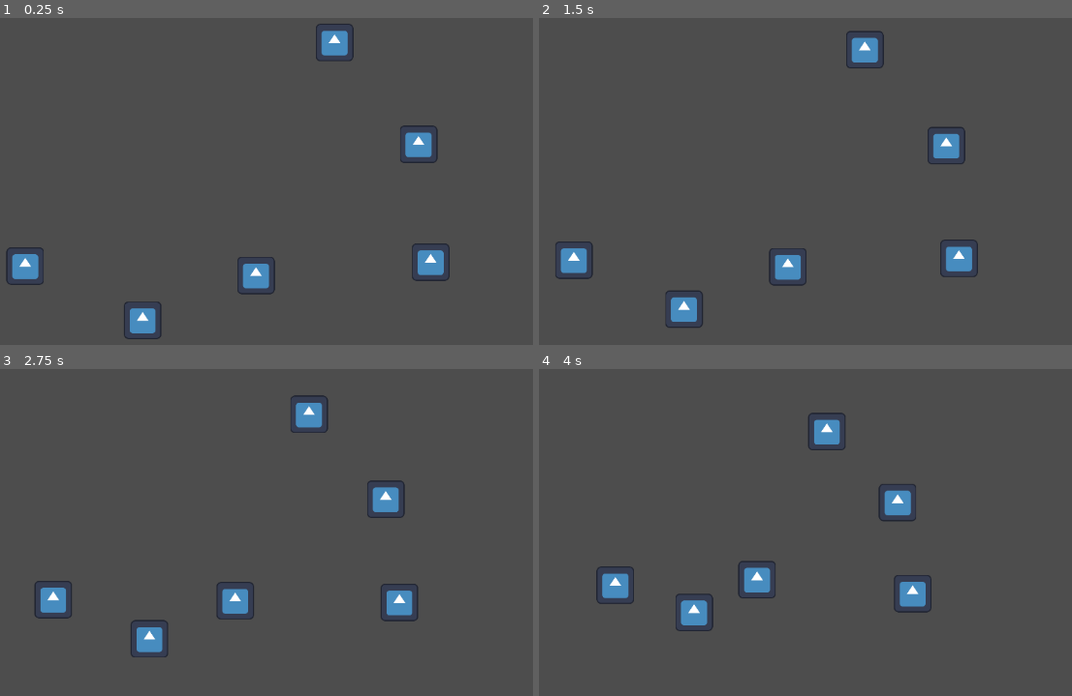
Above: before the commit, frames 1-4 (two rows, left to right).
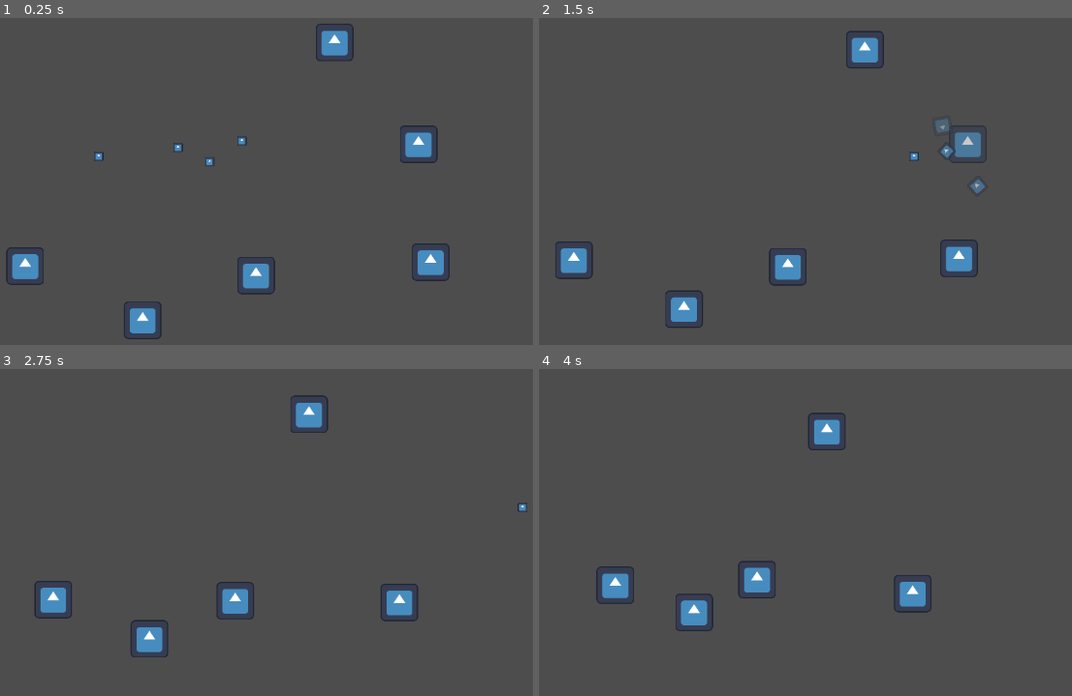
Above: after the commit, the same moments.

Repository: volffili/ldjam51
Game: Godot game, scene res://game.tscn
The game is run twice, just before and just after one commit, with the same random seed, the same clock (stepped at 60 frames per second) and the same inputs. The engine's default icon, where the game draws it, is replaced by a stand-in: a white triangle on a blue panel in a dark square.
Inputs:
- Up to frame 1 (0.25 s): no input
- Up to frame 2 (1.5 s): no input
- Up to frame 3 (2.75 s): no input
- Up to frame 4 (4 s): no input

The runs differ from the first frame. In frame 1, 0.1% of the frame differs, in the area x 17-47%, y 36-46%; in frame 2, 1.0%, in the area x 69-84%, y 30-54%; in frame 3, 0.6%; in frame 4, 0.5%.

Commit message:
Shooting

Diff:
--- /dev/null
+++ b/enemy.gd
@@ -0,0 +1,9 @@
+extends RigidBody2D
+
+var hp = 30
+
+func hit(dmg):
+	hp -= dmg
+	if hp <= 0:
+		$CollisionShape2d.set_deferred("disabled", true)
+		$AnimationPlayer.play("death")
--- a/enemy.tscn
+++ b/enemy.tscn
@@ -1,14 +1,68 @@
-[gd_scene load_steps=3 format=3 uid="uid://2slefh3k5bgm"]
+[gd_scene load_steps=7 format=3 uid="uid://2slefh3k5bgm"]
 
+[ext_resource type="Script" path="res://enemy.gd" id="1_c5ohb"]
 [ext_resource type="Texture2D" uid="uid://c3kbqaeynipx2" path="res://icon.svg" id="1_fox4u"]
 
 [sub_resource type="CircleShape2D" id="CircleShape2D_s5w4n"]
 radius = 26.0
 
-[node name="Enemy" type="RigidBody2D"]
+[sub_resource type="Animation" id="Animation_6sxd8"]
+resource_name = "death"
+tracks/0/type = "method"
+tracks/0/imported = false
+tracks/0/enabled = true
+tracks/0/path = NodePath(".")
+tracks/0/interp = 1
+tracks/0/loop_wrap = true
+tracks/0/keys = {
+"times": PackedFloat32Array(1),
+"transitions": PackedFloat32Array(1),
+"values": [{
+"args": [],
+"method": &"queue_free"
+}]
+}
+tracks/1/type = "value"
+tracks/1/imported = false
+tracks/1/enabled = true
+tracks/1/path = NodePath("Icon:modulate")
+tracks/1/interp = 1
+tracks/1/loop_wrap = true
+tracks/1/keys = {
+"times": PackedFloat32Array(0, 1),
+"transitions": PackedFloat32Array(1, 1),
+"update": 0,
+"values": [Color(1, 1, 1, 1), Color(1, 1, 1, 0)]
+}
+
+[sub_resource type="Animation" id="Animation_gy6hx"]
+length = 0.001
+tracks/0/type = "value"
+tracks/0/imported = false
+tracks/0/enabled = true
+tracks/0/path = NodePath("Icon:modulate")
+tracks/0/interp = 1
+tracks/0/loop_wrap = true
+tracks/0/keys = {
+"times": PackedFloat32Array(0),
+"transitions": PackedFloat32Array(1),
+"update": 0,
+"values": [Color(1, 1, 1, 1)]
+}
+
+[sub_resource type="AnimationLibrary" id="AnimationLibrary_85q4d"]
+_data = {
+"RESET": SubResource("Animation_gy6hx"),
+"death": SubResource("Animation_6sxd8")
+}
+
+[node name="Enemy" type="RigidBody2D" groups=["enemy"]]
+collision_layer = 2
+collision_mask = 7
 lock_rotation = true
 linear_damp_mode = 1
 linear_damp = 0.5
+script = ExtResource("1_c5ohb")
 
 [node name="Icon" type="Sprite2D" parent="."]
 scale = Vector2(0.4375, 0.4375)
@@ -16,3 +70,8 @@
 
 [node name="CollisionShape2d" type="CollisionShape2D" parent="."]
 shape = SubResource("CircleShape2D_s5w4n")
+
+[node name="AnimationPlayer" type="AnimationPlayer" parent="."]
+libraries = {
+"": SubResource("AnimationLibrary_85q4d")
+}
--- a/game.tscn
+++ b/game.tscn
@@ -1,11 +1,12 @@
-[gd_scene load_steps=3 format=3 uid="uid://bahkgg6ob7qhb"]
+[gd_scene load_steps=4 format=3 uid="uid://bahkgg6ob7qhb"]
 
 [ext_resource type="PackedScene" uid="uid://2slefh3k5bgm" path="res://enemy.tscn" id="1_ku7ml"]
+[ext_resource type="PackedScene" uid="uid://c4x181naf4jx2" path="res://shot.tscn" id="2_udiyk"]
 
 [sub_resource type="CircleShape2D" id="CircleShape2D_qwfva"]
 radius = 2521.48
 
-[node name="Node2d" type="Node2D"]
+[node name="Game" type="Node2D"]
 
 [node name="Enemy" parent="." instance=ExtResource("1_ku7ml")]
 position = Vector2(670, 487)
@@ -27,6 +28,8 @@
 
 [node name="Area2d" type="Area2D" parent="."]
 position = Vector2(287, 355)
+collision_layer = 0
+collision_mask = 2
 gravity_space_override = 1
 gravity_point = true
 gravity_point_center = Vector2(0, 0)
@@ -35,3 +38,15 @@
 
 [node name="CollisionShape2d" type="CollisionShape2D" parent="Area2d"]
 shape = SubResource("CircleShape2D_qwfva")
+
+[node name="Shot" parent="." instance=ExtResource("2_udiyk")]
+position = Vector2(184, 316)
+
+[node name="Shot2" parent="." instance=ExtResource("2_udiyk")]
+position = Vector2(66, 329)
+
+[node name="Shot3" parent="." instance=ExtResource("2_udiyk")]
+position = Vector2(231, 337)
+
+[node name="Shot4" parent="." instance=ExtResource("2_udiyk")]
+position = Vector2(279, 306)
--- a/project.godot
+++ b/project.godot
@@ -15,6 +15,13 @@
 config/features=PackedStringArray("4.0", "Forward Plus")
 config/icon="res://icon.svg"
 
+[layer_names]
+
+2d_physics/layer_1="Player"
+2d_physics/layer_2="Enemy"
+2d_physics/layer_3="Shot"
+
 [physics]
 
 2d/default_gravity_vector=Vector2(0, 0)
+2d/default_linear_damp=0.0
--- /dev/null
+++ b/shot.gd
@@ -0,0 +1,8 @@
+extends RigidBody2D
+
+var damage = 10
+
+func _on_shot_body_entered(body):
+	body.hit(damage)
+	$CollisionShape2d.set_deferred("disabled", true)
+	$AnimationPlayer.play("hit")
--- /dev/null
+++ b/shot.tscn
@@ -0,0 +1,125 @@
+[gd_scene load_steps=8 format=3 uid="uid://c4x181naf4jx2"]
+
+[ext_resource type="Texture2D" uid="uid://c3kbqaeynipx2" path="res://icon.svg" id="1_1dusm"]
+[ext_resource type="Script" path="res://shot.gd" id="1_qojlr"]
+
+[sub_resource type="CircleShape2D" id="CircleShape2D_6nme0"]
+radius = 7.28011
+
+[sub_resource type="Animation" id="Animation_qqjyp"]
+resource_name = "start"
+length = 3.0
+tracks/0/type = "method"
+tracks/0/imported = false
+tracks/0/enabled = true
+tracks/0/path = NodePath(".")
+tracks/0/interp = 1
+tracks/0/loop_wrap = true
+tracks/0/keys = {
+"times": PackedFloat32Array(3),
+"transitions": PackedFloat32Array(1),
+"values": [{
+"args": [],
+"method": &"queue_free"
+}]
+}
+
+[sub_resource type="Animation" id="Animation_hg5hj"]
+resource_name = "hit"
+tracks/0/type = "method"
+tracks/0/imported = false
+tracks/0/enabled = true
+tracks/0/path = NodePath(".")
+tracks/0/interp = 1
+tracks/0/loop_wrap = true
+tracks/0/keys = {
+"times": PackedFloat32Array(1),
+"transitions": PackedFloat32Array(1),
+"values": [{
+"args": [],
+"method": &"queue_free"
+}]
+}
+tracks/1/type = "value"
+tracks/1/imported = false
+tracks/1/enabled = true
+tracks/1/path = NodePath("Icon:scale")
+tracks/1/interp = 1
+tracks/1/loop_wrap = true
+tracks/1/keys = {
+"times": PackedFloat32Array(0, 1),
+"transitions": PackedFloat32Array(1, 1),
+"update": 0,
+"values": [Vector2(0.109375, 0.109375), Vector2(0.28125, 0.28125)]
+}
+tracks/2/type = "value"
+tracks/2/imported = false
+tracks/2/enabled = true
+tracks/2/path = NodePath("Icon:modulate")
+tracks/2/interp = 1
+tracks/2/loop_wrap = true
+tracks/2/keys = {
+"times": PackedFloat32Array(0, 1),
+"transitions": PackedFloat32Array(1, 1),
+"update": 0,
+"values": [Color(1, 1, 1, 1), Color(1, 1, 1, 0)]
+}
+
+[sub_resource type="Animation" id="Animation_o1f60"]
+length = 0.001
+tracks/0/type = "value"
+tracks/0/imported = false
+tracks/0/enabled = true
+tracks/0/path = NodePath("Icon:scale")
+tracks/0/interp = 1
+tracks/0/loop_wrap = true
+tracks/0/keys = {
+"times": PackedFloat32Array(0),
+"transitions": PackedFloat32Array(1),
+"update": 0,
+"values": [Vector2(0.109375, 0.109375)]
+}
+tracks/1/type = "value"
+tracks/1/imported = false
+tracks/1/enabled = true
+tracks/1/path = NodePath("Icon:modulate")
+tracks/1/interp = 1
+tracks/1/loop_wrap = true
+tracks/1/keys = {
+"times": PackedFloat32Array(0),
+"transitions": PackedFloat32Array(1),
+"update": 0,
+"values": [Color(1, 1, 1, 1)]
+}
+
+[sub_resource type="AnimationLibrary" id="AnimationLibrary_mipm3"]
+_data = {
+"RESET": SubResource("Animation_o1f60"),
+"hit": SubResource("Animation_hg5hj"),
+"start": SubResource("Animation_qqjyp")
+}
+
+[node name="Shot" type="RigidBody2D"]
+collision_layer = 4
+collision_mask = 2
+mass = 0.1
+max_contacts_reported = 1
+contact_monitor = true
+linear_velocity = Vector2(500, 0)
+linear_damp = 0.5
+script = ExtResource("1_qojlr")
+
+[node name="Icon" type="Sprite2D" parent="."]
+scale = Vector2(0.109375, 0.109375)
+texture = ExtResource("1_1dusm")
+
+[node name="CollisionShape2d" type="CollisionShape2D" parent="."]
+shape = SubResource("CircleShape2D_6nme0")
+
+[node name="AnimationPlayer" type="AnimationPlayer" parent="."]
+autoplay = "start"
+libraries = {
+"": SubResource("AnimationLibrary_mipm3")
+}
+
+[connection signal="body_entered" from="." to="." method="_on_shot_body_entered"]
